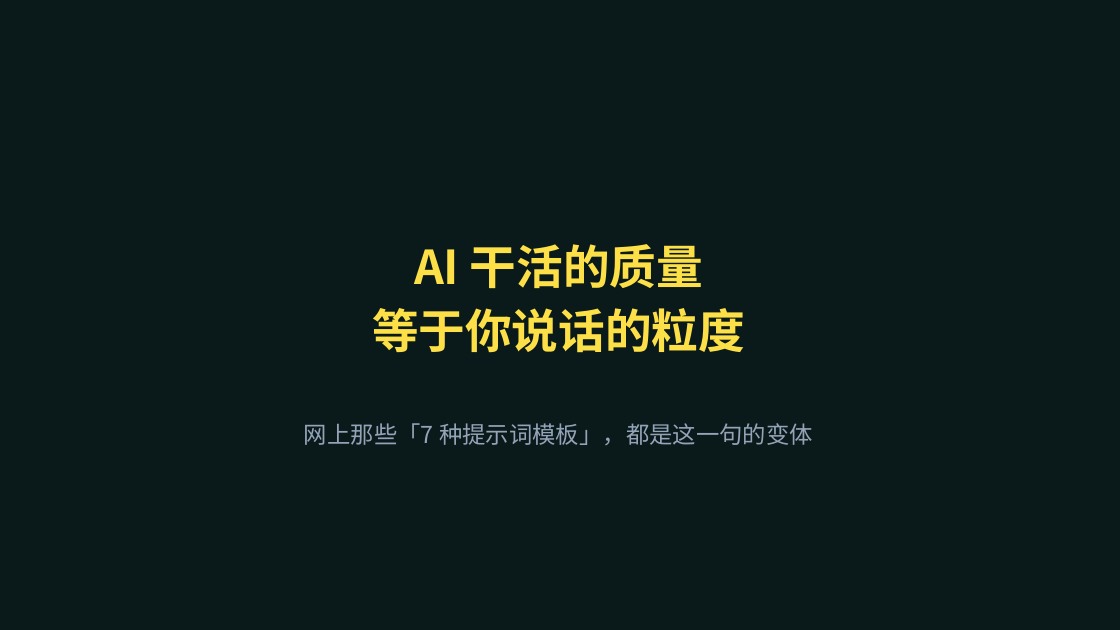
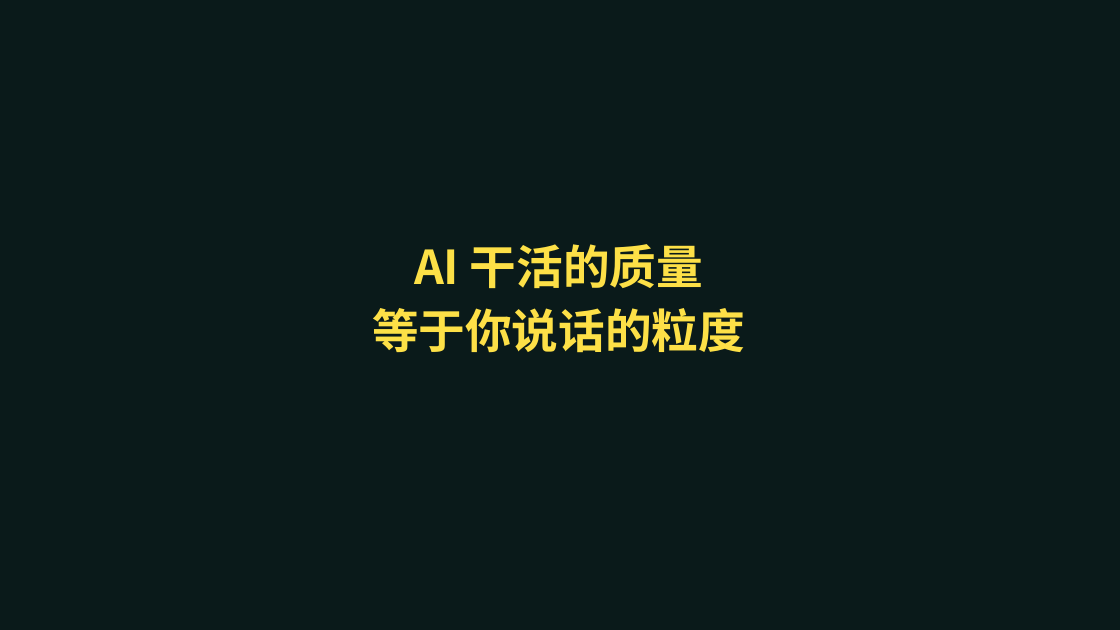
Before and after one commit to lmxxf/ai-theorys-study, a slide deck: slide 29 of wechat/curriculum/智能通识课.pptx. Drawn at 1120x630 pixels with LibreOffice and Linux fonts; fonts in the diff are those of the drawing. Boxes give left, top, right and bottom in pixels: in the first picture for what was removed or moved away, otherwise in the second. Text is boxed around its words. In the diff, an @@ line names an element or a change of style, - is before the commit and + after.

```diff
--- a/wechat/curriculum/智能通识课.pptx
+++ b/wechat/curriculum/智能通识课.pptx
@@ text removed at box(304, 423, 813, 445) @@
-网上那些「7 种提示词模板」，都是这一句的变体
```
Also in this commit, not shown: 2 other slides changed, 7 slides added, 1 slide removed, 2 other files.
